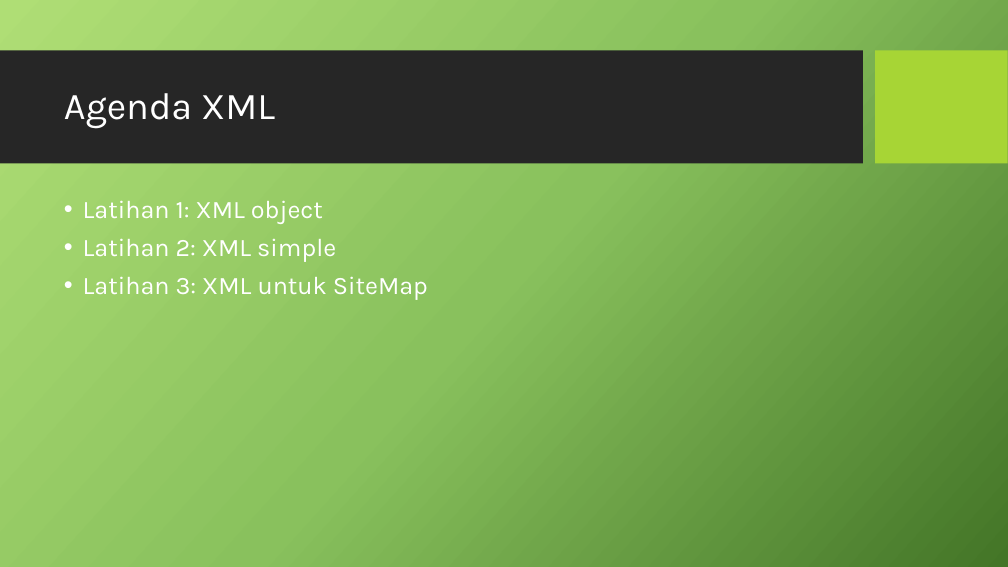
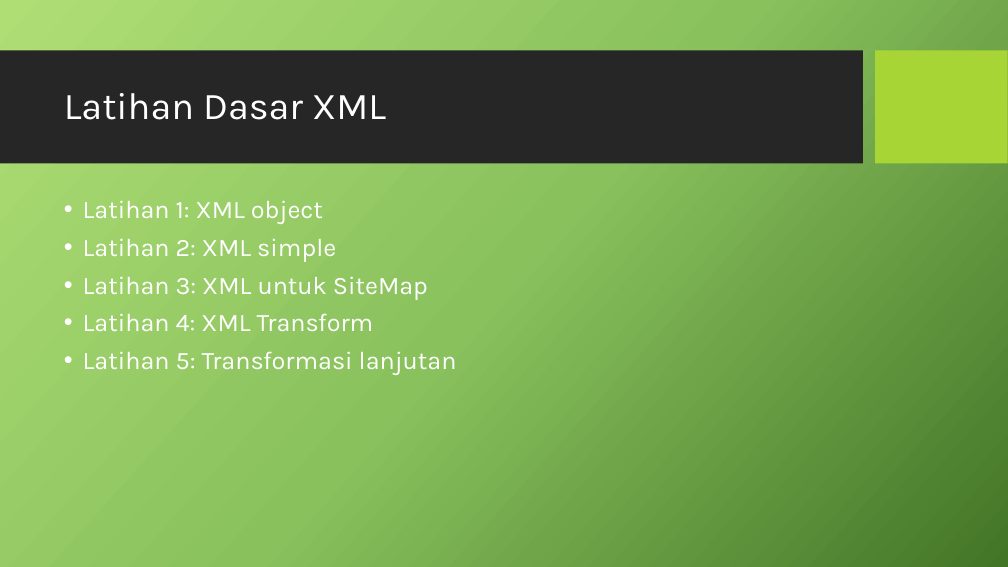
Before and after one commit to prayitna/asp.net, a slide deck: slide 11 of presentasi 3.pptx. Drawn at 1008x567 pixels with LibreOffice and Linux fonts; fonts in the diff are those of the drawing; background and template pictures are left out. Boxes give left, top, right and bottom in pixels: in the first picture for what was removed or moved away, otherwise in the second. Text is boxed around its words. In the diff, an @@ line names an element or a change of style, - is before the commit and + after.

Commit message:
latihan5 ok

```diff
--- a/presentasi 3.pptx
+++ b/presentasi 3.pptx
@@ title at box(64, 93, 386, 120): text changed @@
-Agenda XML
+Latihan Dasar XML
@@ text at box(83, 313, 457, 375): paragraphs added @@
+• Latihan 4: XML Transform
+• Latihan 5: Transformasi lanjutan
```
Also in this commit, not shown: 2 other slides changed, 8 slides added, 49 other files.
